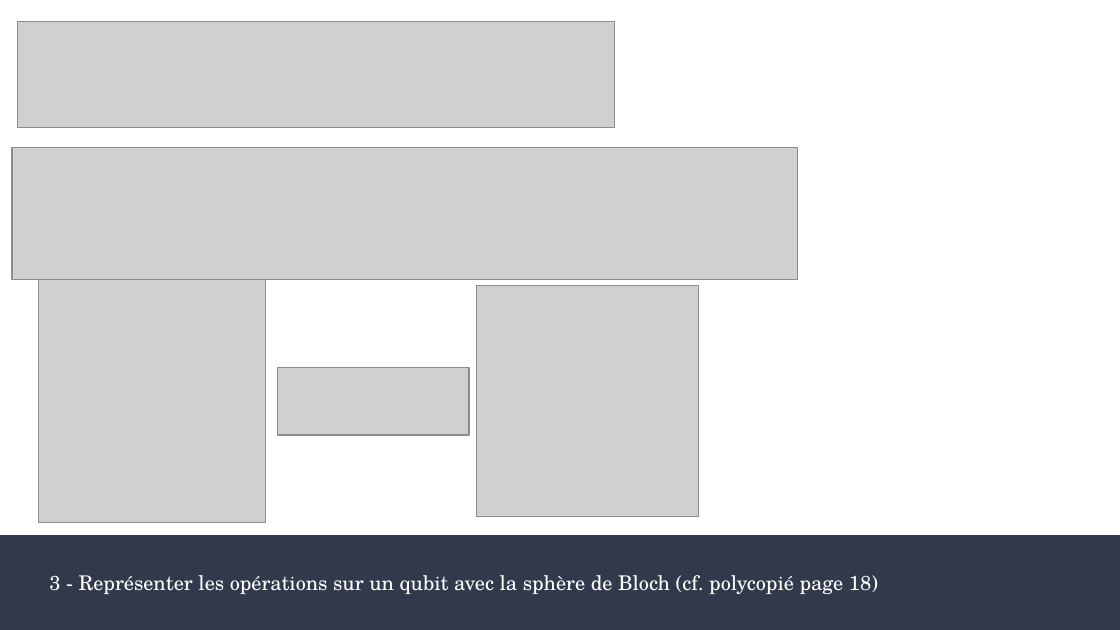
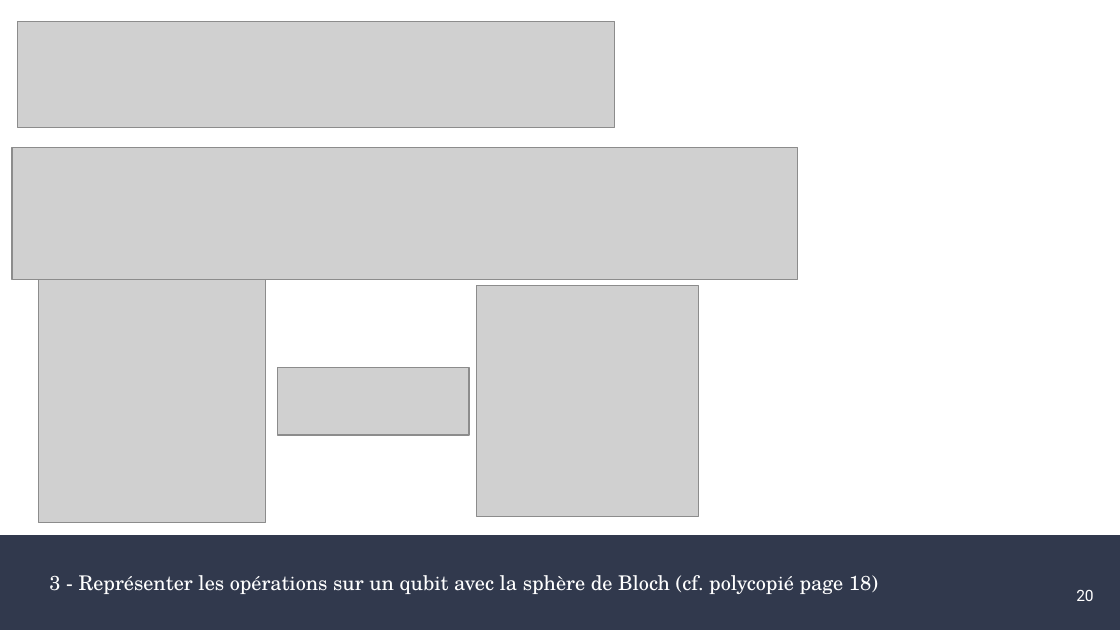
Before and after one commit to MightyGoldenOctopus/QCOMP, a slide deck: slide 20 of Slides/pptx/qc103a.pptx. Drawn at 1120x630 pixels with LibreOffice and Linux fonts; fonts in the diff are those of the drawing; grey boxes stand for pictures. Boxes give left, top, right and bottom in pixels: in the first picture for what was removed or moved away, otherwise in the second. Text is boxed around its words. In the diff, an @@ line names an element or a change of style, - is before the commit and + after.

```diff
--- a/Slides/pptx/qc103a.pptx
+++ b/Slides/pptx/qc103a.pptx
@@ page number added at <box>1076,590,1093,601</box>, 10 pt, text #FFFFFF @@
+20
```
Also in this commit, not shown: 21 other slides changed, 1 other file.
